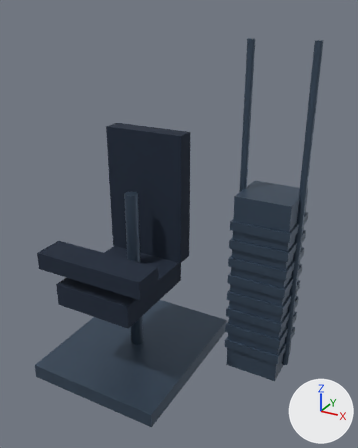
An edit to the glTF model motion/models/leg_curl.glb, drawn before and after from the same camera.
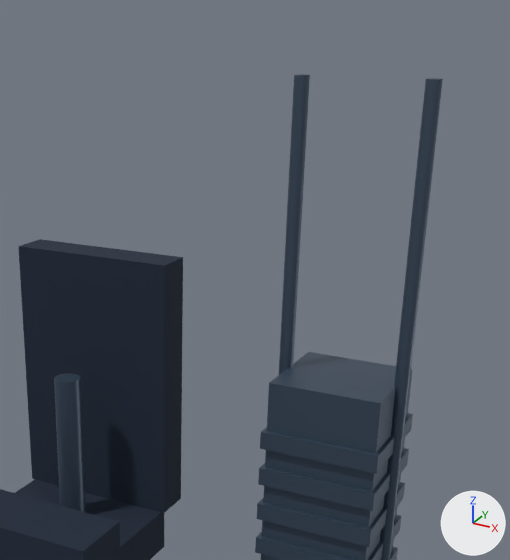
Each version appears first whole from a camera (50 mm lens) standing at (1.371, -1.982, 1.881) and looking at (0.269, 0.021, 0.879), and next in a close-up on the part from 27% to 100% of the width and 0% to 64% of the height. Arrows for +X, +Y and +Z are at lower right; the lights stay in place. The last two pictures show the newer version. Where no turn or scale is listed for an object, it has been applied to the vertices.

The first close-up shows 'back', 'guide', 'guide.001', 'legLever', 'seat', 'stack', 'thighPad', 'weightPlate.004', 'weightPlate.005', 'weightPlate.006', 'weightPlate.007' and 1 more.
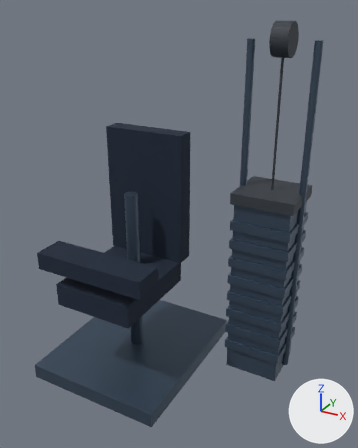
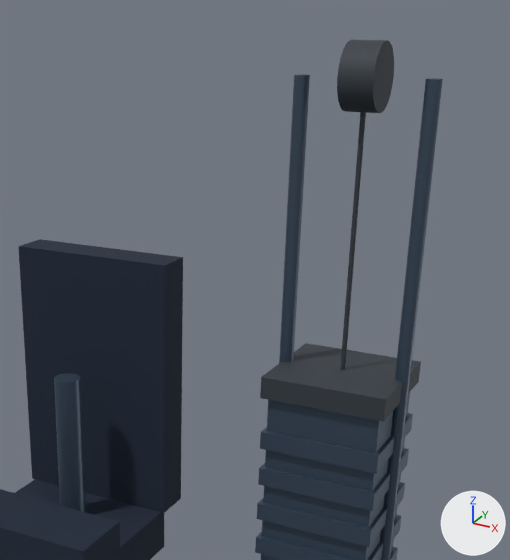
Where the change shows, as pixel boxes (x1, y1, x2, y2) in the close-ups (510 x 560 px):
'stackLift', added
    after: (260, 343, 421, 422)
'loadPulley', added
    after: (337, 40, 394, 113)
'loadCable', added
    after: (340, 112, 366, 370)

What the commit changed:
Material 'Material_2' (mat_material_2) is new.
Its base color is (0.0331, 0.0423, 0.0545) (greyish blue #333a42).
Its roughness is 0.7.
Mesh me_mesh_20 is new.
It has 44 vertices, 80 faces and spans x -0.006..0.006, y -0.006..0.006, z -0.35..0.35.
It uses material mat_material_2 (greyish blue #333a42).
Mesh me_mesh_19 is new.
It has 44 vertices, 80 faces and spans x -0.04..0.04, y -0.075..0.075, z -0.075..0.075.
It uses material mat_material_2 (greyish blue #333a42).
Mesh me_mesh_18 is new.
It is a box spanning x -0.155..0.155, y -0.15..0.15, z -0.028..0.028.
It uses material mat_material_2 (greyish blue #333a42).
Object 'loadCable' (ob_loadcable) is new; it shows me_mesh_20.
Its location is (0.67, 0.23, 1.4).
Object 'loadPulley' (ob_loadpulley) is new; it shows me_mesh_19.
Its location is (0.67, 0.23, 1.75).
Object 'stackLift' (ob_stacklift) is new; it shows me_mesh_18.
Its location is (0.67, 0.23, 1.04).
